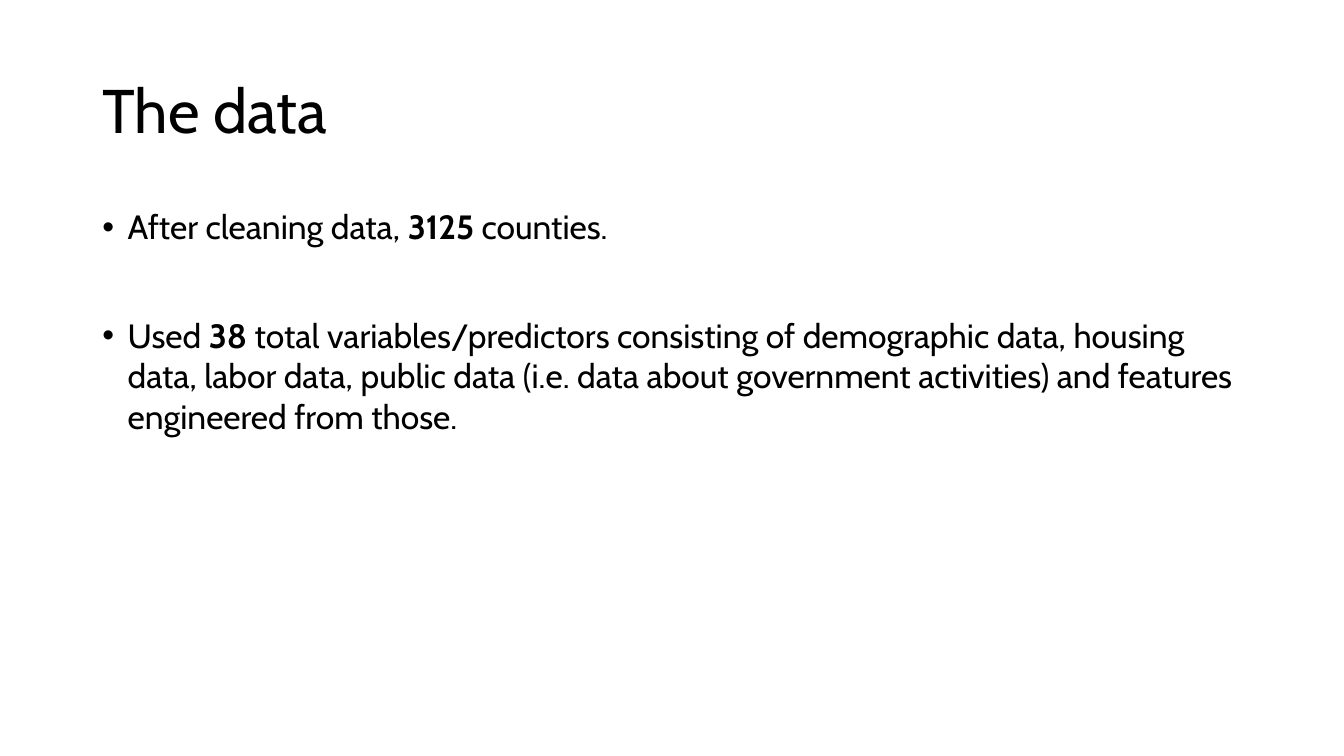
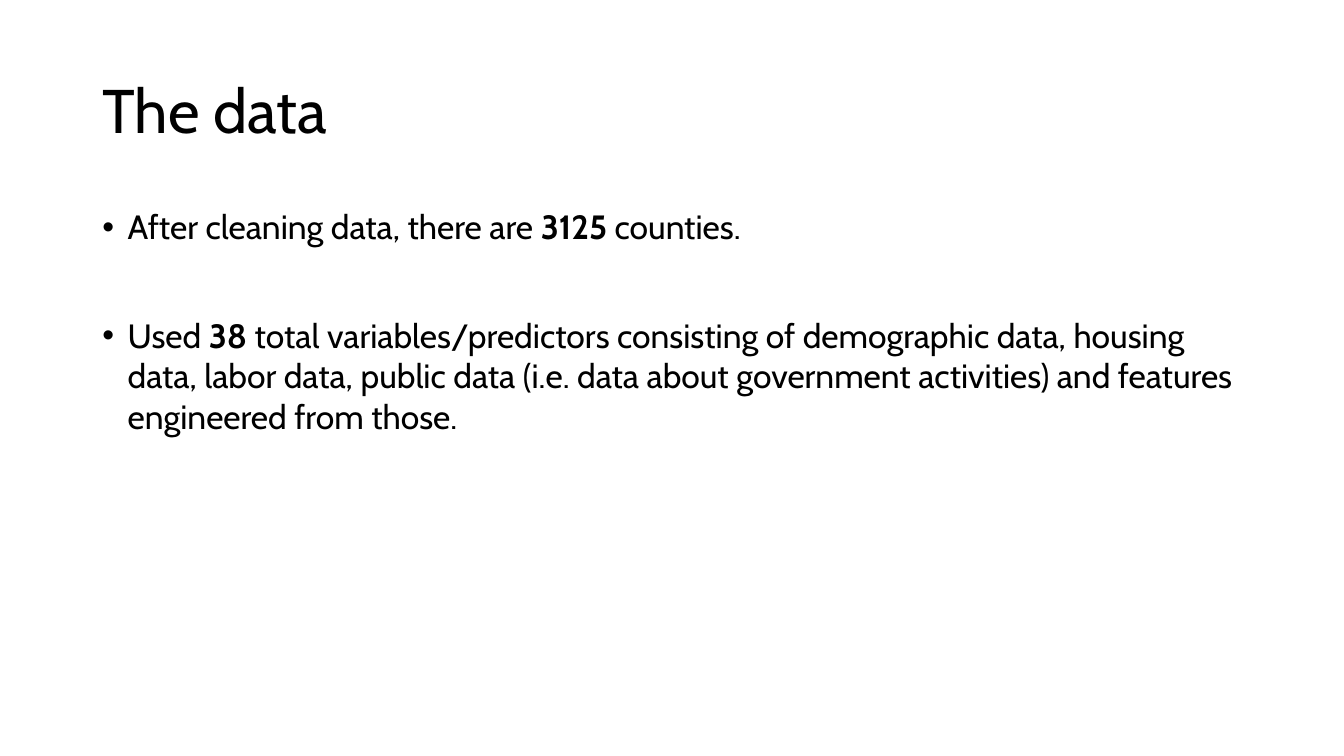
Before and after one commit to mosew/math650, a slide deck: slide 8 of votes/2000/Predicting 2000 Presidential Election Results.pptx. Drawn at 1344x756 pixels with LibreOffice and Linux fonts; fonts in the diff are those of the drawing. Boxes give left, top, right and bottom in pixels: in the first picture for what was removed or moved away, otherwise in the second. Text is boxed around its words. In the diff, an @@ line names an element or a change of style, - is before the commit and + after.

Commit message:
Made some edits after giving one presentation...nearly done.

```diff
--- a/votes/2000/Predicting 2000 Presidential Election Results.pptx
+++ b/votes/2000/Predicting 2000 Presidential Election Results.pptx
@@ text at <box>128,213,741,247</box>: text changed @@
-• After cleaning data, 3125 counties.
+• After cleaning data, there are 3125 counties.
```
Also in this commit, not shown: 7 other slides changed, 2 slides added, 1 slide removed, 7 other files.
